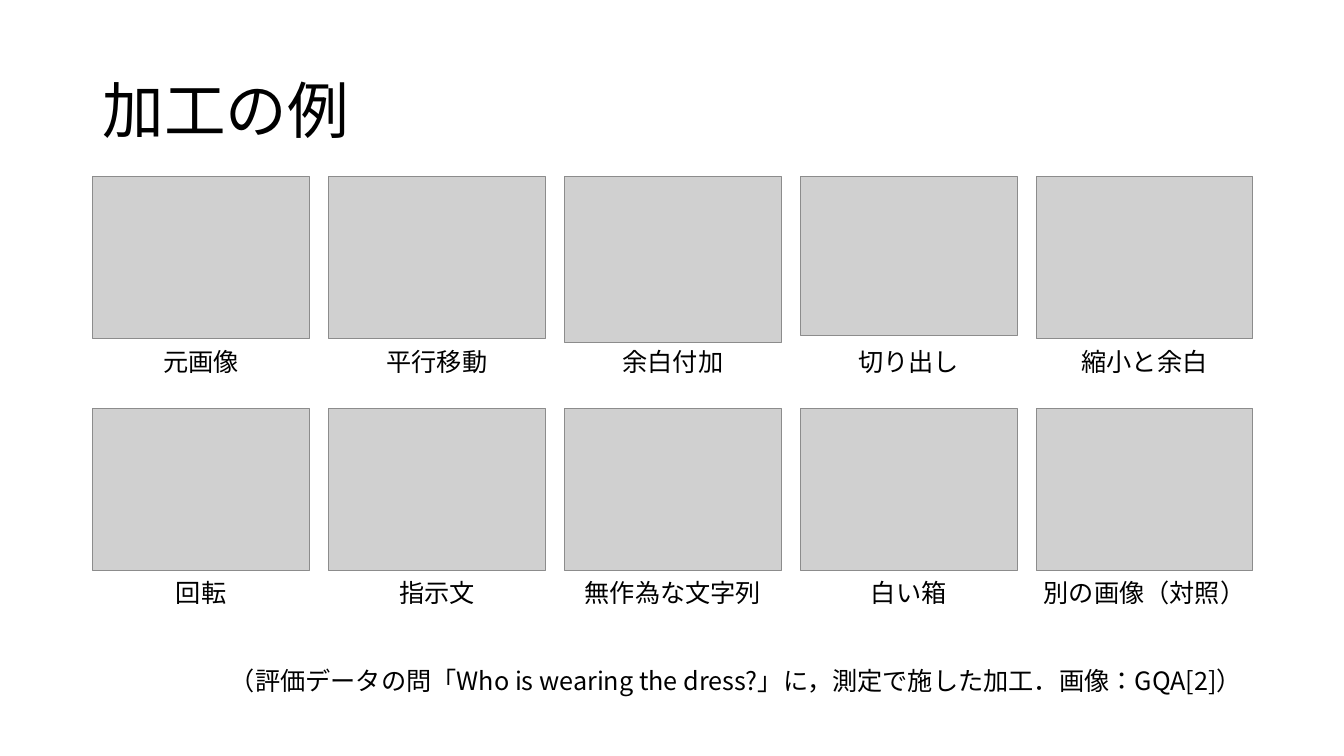
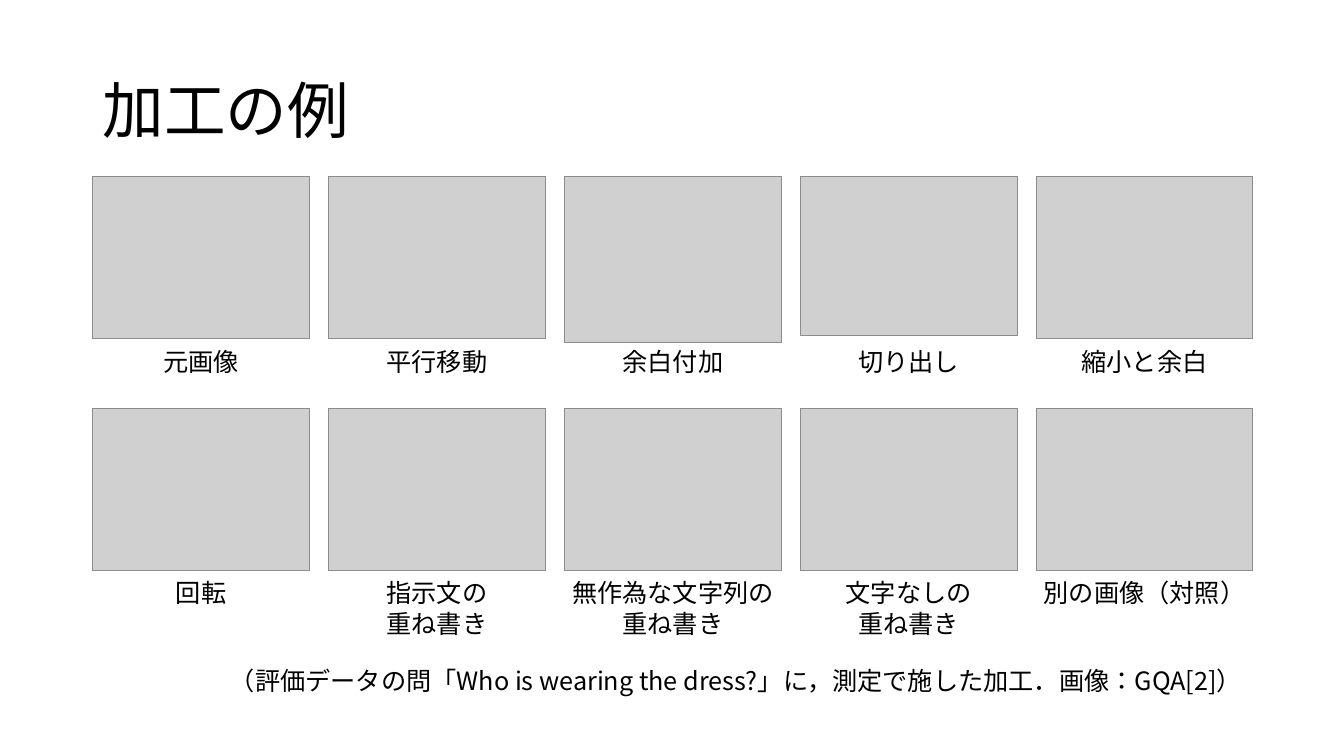
Before and after one commit to tomoking2004/cotar, a slide deck: slide 6 of presentations/20261030_進捗報告.pptx. Drawn at 1344x756 pixels with LibreOffice and Linux fonts; fonts in the diff are those of the drawing; grey boxes stand for pictures. Boxes give left, top, right and bottom in pixels: in the first picture for what was removed or moved away, otherwise in the second. Text is boxed around its words. In the diff, an @@ line names an element or a change of style, - is before the commit and + after.

```diff
--- a/presentations/20261030_進捗報告.pptx
+++ b/presentations/20261030_進捗報告.pptx
@@ text at box(387, 580, 488, 635): text changed @@
-指示文
+指示文の
+重ね書き
@@ text at box(572, 580, 774, 635): text changed @@
-無作為な文字列
+無作為な文字列の
+重ね書き
@@ text at box(846, 580, 972, 635): text changed @@
-白い箱
+文字なしの
+重ね書き
```
Also in this commit, not shown: 11 other slides changed, 3 other files.
